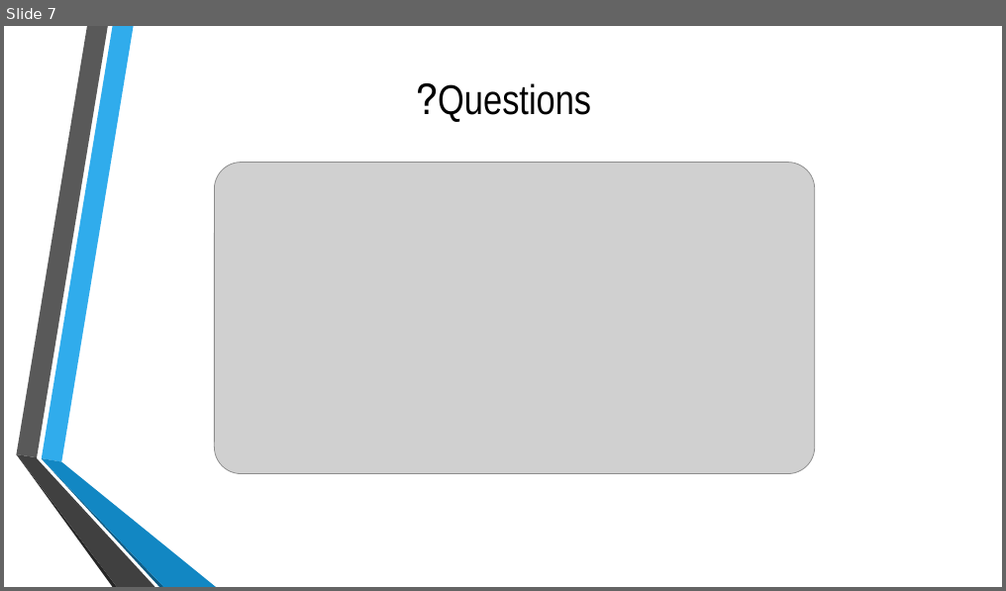
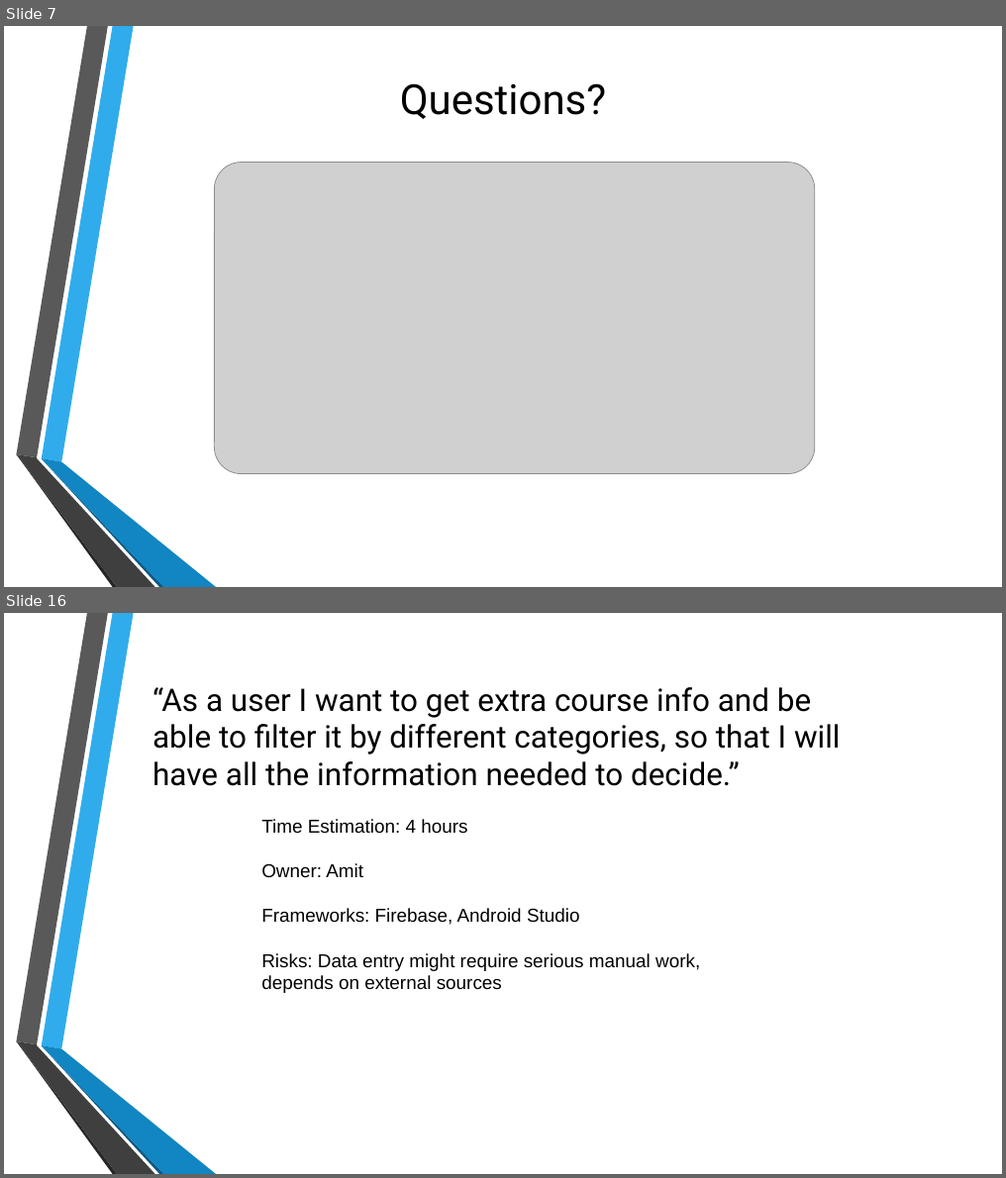
Before and after one commit to royhirsch1/BackPackBuddy, a slide deck: Course freak.pptx. Shown one above the other, each under a label of ours: slide 7 before the commit, slides 7 and 16 after it; the slides between them are not shown. The pictures are 1006x591 and 1006x1178 pixels, drawn with LibreOffice and Linux fonts; fonts in the diff are those of the drawing; grey boxes stand for pictures; background and template pictures are left out. Boxes give left, top, right and bottom in pixels: in the first picture for what was removed or moved away, otherwise in the second. Text is boxed around its words. In the diff, an @@ line names an element or a change of style, - is before the commit and + after.

```diff
--- a/Course freak.pptx
+++ b/Course freak.pptx
@@ slide 16 added at [4, 613, 1002, 1174], background picture (left out); not listed: 6 template elements that a slide beside it also shows @@
@@ text added at [152, 687, 841, 786], 30 pt, text #000000 @@
+“As a user I want to get extra course info and be able to filter it by different categories, so that I will have all the information needed to decide.”
@@ text added at [261, 819, 700, 993], 18 pt, text #000000 @@
+Time Estimation: 4 hours
+Owner: Amit
+Frameworks: Firebase, Android Studio
+Risks: Data entry might require serious manual work, depends on external sources
@@ slide 7 changed as well @@
@@ text "Questions?" at [400, 83, 606, 119]: font Arial Narrow to Roboto @@
```
Also in this commit, not shown: 6 other slides changed, 22 other slides added.
